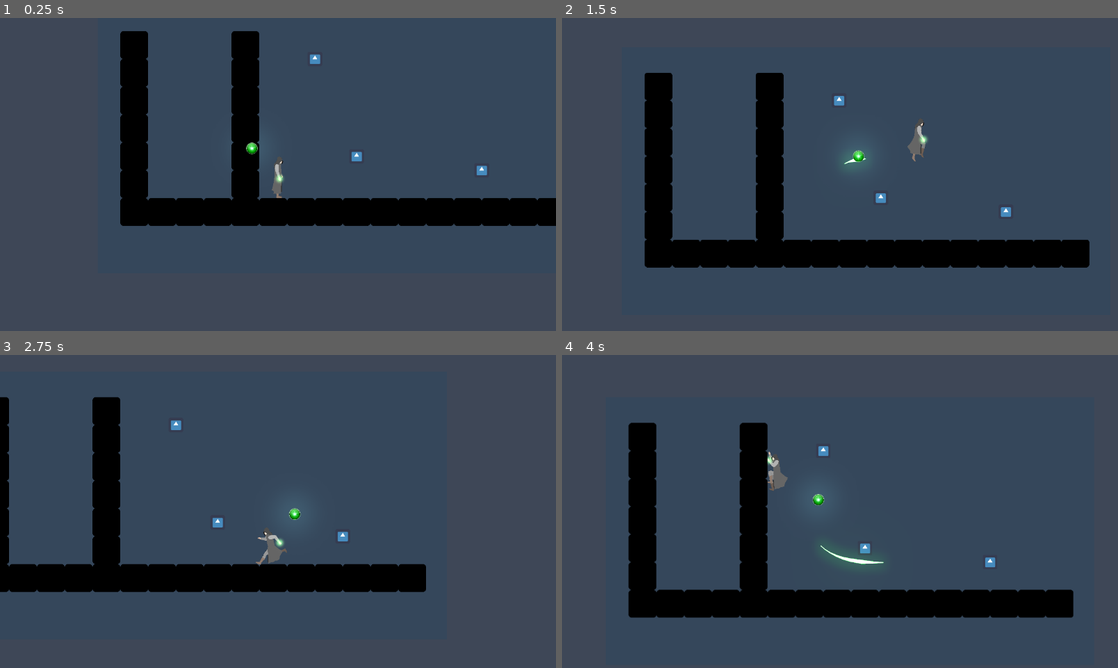
Above: before the commit, frames 1-4 (two rows, left to right).
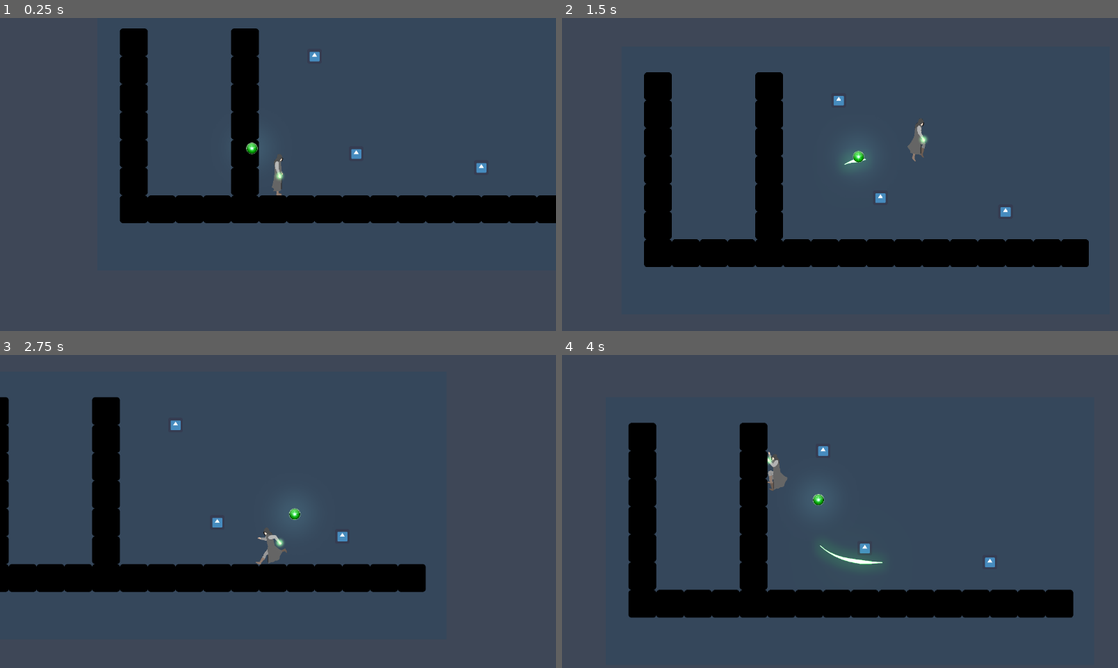
Above: after the commit, the same moments.

Repository: 01Sharpshooter/Magic
Game: Godot game, scene res://Environment/world.tscn
Same seed, same stepped clock (60 frames per second), same inputs: the game is played once before the commit and once after it. The engine's default icon, where the game draws it, is replaced by a stand-in: a white triangle on a blue panel in a dark square.
Inputs:
- Up to frame 1 (0.25 s): no input
- Up to frame 2 (1.5 s): tap Enter at 0.5 s; hold Right (ui_right) from 0.53 s (still down); tap Space (jump) at 0.6, 0.77, 1.07 s; tap F (shoot) at 1.35 s
- Up to frame 3 (2.75 s): tap Space (jump) at 1.52, 1.55, 1.82, 2.1 s; release Right (ui_right) at 2.03 s; hold Left (ui_left) from 2.03 s (still down)
- Up to frame 4 (4 s): keep holding Left (ui_left); tap F (shoot) at 2.85 s; tap Space (jump) at 3.02, 3.05, 3.32, 3.6, 3.77 s

The runs differ from the first frame. In frame 1, 2.0% of the frame differs, in the area x 21-100%, y 3-67%; in frame 2, 0.7%; in frame 3, 0.3%; in frame 4, 0.1%.

Commit message:
Jump on top of wall

Diff:
--- a/Environment/world.tscn
+++ b/Environment/world.tscn
@@ -27,7 +27,7 @@
 environment = SubResource( 1 )
 
 [node name="Player" parent="." instance=ExtResource( 1 )]
-position = Vector2( 107.053, 265.764 )
+position = Vector2( 107.944, 272 )
 
 [node name="Camera2D" type="Camera2D" parent="Player"]
 current = true
--- a/Player/player.tscn
+++ b/Player/player.tscn
@@ -1,7 +1,6 @@
-[gd_scene load_steps=54 format=2]
+[gd_scene load_steps=46 format=2]
 
 [ext_resource path="res://Player/player.gd" type="Script" id=1]
-[ext_resource path="res://Assets/wizard.png" type="Texture" id=2]
 [ext_resource path="res://Assets/wizard-skeleton.png" type="Texture" id=3]
 [ext_resource path="res://Player/player_state_machine.gd" type="Script" id=4]
 [ext_resource path="res://Assets/glow.png" type="Texture" id=5]
@@ -566,7 +565,7 @@
 "times": PoolRealArray( 0, 0.5, 1, 1.5 ),
 "transitions": PoolRealArray( 1, 1, 1, 1 ),
 "update": 0,
-"values": [ -89.3996, -80.3449, -41.6669, -145.498 ]
+"values": [ -89.3996, -80.3449, 24.1394, -145.498 ]
 }
 tracks/4/type = "value"
 tracks/4/path = NodePath("Skeleton2D/Hip/Chest/Head:position")
@@ -710,7 +709,7 @@
 "times": PoolRealArray( 0, 0.5, 1, 1.5 ),
 "transitions": PoolRealArray( 1, 1, 1, 1 ),
 "update": 0,
-"values": [ 79.8758, 80.0954, 74.9238, 79.7672 ]
+"values": [ 79.8758, 80.0954, 105.0, 79.7672 ]
 }
 tracks/16/type = "value"
 tracks/16/path = NodePath("Skeleton2D/Hip/LegUpperR/LegLowerR:position")
@@ -734,7 +733,7 @@
 "times": PoolRealArray( 0, 0.5, 1, 1.5 ),
 "transitions": PoolRealArray( 1, 1, 1, 1 ),
 "update": 0,
-"values": [ 99.1626, 89.7601, 57.1094, 153.043 ]
+"values": [ 99.1626, 89.7601, 33.8789, 153.043 ]
 }
 tracks/18/type = "value"
 tracks/18/path = NodePath("Skeleton2D/Hip:position")
@@ -746,7 +745,7 @@
 "times": PoolRealArray( 0, 0.5, 1, 1.5 ),
 "transitions": PoolRealArray( 1, 1, 1, 1 ),
 "update": 0,
-"values": [ Vector2( -21.181, -5.19162 ), Vector2( -21.181, -5.19162 ), Vector2( -7.31489, -5.18601 ), Vector2( -7.31489, -5.18601 ) ]
+"values": [ Vector2( -21.181, -5.19162 ), Vector2( -35.181, -5.19728 ), Vector2( -21.2645, 35.8084 ), Vector2( -7.34804, 76.814 ) ]
 }
 tracks/19/type = "value"
 tracks/19/path = NodePath("Skeleton2D/Hip:rotation_degrees")
@@ -782,7 +781,7 @@
 "times": PoolRealArray( 0, 0.5, 1, 1.5 ),
 "transitions": PoolRealArray( 1, 1, 1, 1 ),
 "update": 0,
-"values": [ 81.5892, 85.2554, 45.8373, 147.751 ]
+"values": [ 81.5892, 85.2554, 41.2563, 147.751 ]
 }
 tracks/22/type = "value"
 tracks/22/path = NodePath("Skeleton2D/Hip/LegUpperL:position")
@@ -806,7 +805,7 @@
 "times": PoolRealArray( 0, 0.5, 1, 1.5 ),
 "transitions": PoolRealArray( 1, 1, 1, 1 ),
 "update": 0,
-"values": [ -72.2522, -77.3583, -36.3525, -135.25 ]
+"values": [ -72.2522, -77.3583, 5.85496, -135.25 ]
 }
 tracks/24/type = "value"
 tracks/24/path = NodePath("Skeleton2D/Hip/LegUpperL/LegLowerL/FootL:position")
@@ -830,7 +829,7 @@
 "times": PoolRealArray( 0, 0.5, 1, 1.5 ),
 "transitions": PoolRealArray( 1, 1, 1, 1 ),
 "update": 0,
-"values": [ 75.0533, 76.3211, 74.6028, 72.1759 ]
+"values": [ 75.0533, 76.3211, 105.0, 72.1759 ]
 }
 tracks/26/type = "value"
 tracks/26/path = NodePath("Skeleton2D/Hip/Chest/ArmUpperL/ArmLowerL:position")
@@ -2521,81 +2520,75 @@
 node_connections = [ "output", 0, "TimeScale", "TimeScale", 0, "Animation" ]
 
 [sub_resource type="AnimationNodeAnimation" id=12]
-animation = "ClimbToTop"
-
-[sub_resource type="AnimationNodeTimeScale" id=13]
-
-[sub_resource type="AnimationNodeBlendTree" id=14]
-graph_offset = Vector2( 0, 36 )
-nodes/Animation/node = SubResource( 12 )
-nodes/Animation/position = Vector2( 200, 100 )
-nodes/TimeScale/node = SubResource( 13 )
-nodes/TimeScale/position = Vector2( 480, 100 )
-nodes/output/position = Vector2( 760, 100 )
-node_connections = [ "output", 0, "TimeScale", "TimeScale", 0, "Animation" ]
-
-[sub_resource type="AnimationNodeAnimation" id=15]
 animation = "Fall"
 
-[sub_resource type="AnimationNodeAnimation" id=16]
+[sub_resource type="AnimationNodeAnimation" id=13]
 animation = "Idle"
 
-[sub_resource type="AnimationNodeAnimation" id=17]
+[sub_resource type="AnimationNodeAnimation" id=14]
 animation = "Jump"
 
-[sub_resource type="AnimationNodeTimeScale" id=18]
-
-[sub_resource type="AnimationNodeBlendTree" id=19]
-nodes/Animation/node = SubResource( 17 )
+[sub_resource type="AnimationNodeTimeScale" id=15]
+
+[sub_resource type="AnimationNodeBlendTree" id=16]
+nodes/Animation/node = SubResource( 14 )
 nodes/Animation/position = Vector2( 80, 144 )
-nodes/TimeScale/node = SubResource( 18 )
+nodes/TimeScale/node = SubResource( 15 )
 nodes/TimeScale/position = Vector2( 300, 140 )
 nodes/output/position = Vector2( 480, 140 )
 node_connections = [ "output", 0, "TimeScale", "TimeScale", 0, "Animation" ]
 
-[sub_resource type="AnimationNodeAnimation" id=20]
+[sub_resource type="AnimationNodeAnimation" id=17]
 animation = "JumpOnWall"
 
-[sub_resource type="AnimationNodeTimeScale" id=21]
-
-[sub_resource type="AnimationNodeBlendTree" id=22]
+[sub_resource type="AnimationNodeTimeScale" id=18]
+
+[sub_resource type="AnimationNodeBlendTree" id=19]
 graph_offset = Vector2( 0, 101.5 )
-nodes/Animation/node = SubResource( 20 )
+nodes/Animation/node = SubResource( 17 )
 nodes/Animation/position = Vector2( 140, 160 )
-nodes/TimeScale/node = SubResource( 21 )
+nodes/TimeScale/node = SubResource( 18 )
 nodes/TimeScale/position = Vector2( 480, 160 )
 nodes/output/position = Vector2( 700, 160 )
 node_connections = [ "output", 0, "TimeScale", "TimeScale", 0, "Animation" ]
 
-[sub_resource type="AnimationNodeAnimation" id=23]
+[sub_resource type="AnimationNodeAnimation" id=20]
 animation = "Run"
 
-[sub_resource type="AnimationNodeTimeScale" id=24]
-
-[sub_resource type="AnimationNodeBlendTree" id=25]
-nodes/Animation/node = SubResource( 23 )
+[sub_resource type="AnimationNodeTimeScale" id=21]
+
+[sub_resource type="AnimationNodeBlendTree" id=22]
+nodes/Animation/node = SubResource( 20 )
 nodes/Animation/position = Vector2( 20, 120 )
-nodes/TimeScale/node = SubResource( 24 )
+nodes/TimeScale/node = SubResource( 21 )
 nodes/TimeScale/position = Vector2( 260, 120 )
 nodes/output/position = Vector2( 500, 120 )
 node_connections = [ "output", 0, "TimeScale", "TimeScale", 0, "Animation" ]
 
+[sub_resource type="AnimationNodeStateMachineTransition" id=23]
+xfade_time = 0.2
+
+[sub_resource type="AnimationNodeStateMachineTransition" id=24]
+xfade_time = 0.2
+
+[sub_resource type="AnimationNodeStateMachineTransition" id=25]
+
 [sub_resource type="AnimationNodeStateMachineTransition" id=26]
 xfade_time = 0.2
 
 [sub_resource type="AnimationNodeStateMachineTransition" id=27]
+xfade_time = 0.1
+
+[sub_resource type="AnimationNodeStateMachineTransition" id=28]
+xfade_time = 0.3
+
+[sub_resource type="AnimationNodeStateMachineTransition" id=29]
+
+[sub_resource type="AnimationNodeStateMachineTransition" id=30]
 xfade_time = 0.2
 
-[sub_resource type="AnimationNodeStateMachineTransition" id=28]
-
-[sub_resource type="AnimationNodeStateMachineTransition" id=29]
-xfade_time = 0.2
-
-[sub_resource type="AnimationNodeStateMachineTransition" id=30]
-xfade_time = 0.1
-
 [sub_resource type="AnimationNodeStateMachineTransition" id=31]
-xfade_time = 0.3
+xfade_time = 0.15
 
 [sub_resource type="AnimationNodeStateMachineTransition" id=32]
 
@@ -2607,54 +2600,34 @@
 [sub_resource type="AnimationNodeStateMachineTransition" id=35]
 
 [sub_resource type="AnimationNodeStateMachineTransition" id=36]
-xfade_time = 0.2
+xfade_time = 0.8
 
 [sub_resource type="AnimationNodeStateMachineTransition" id=37]
 
 [sub_resource type="AnimationNodeStateMachineTransition" id=38]
 
-[sub_resource type="AnimationNodeStateMachineTransition" id=39]
-
-[sub_resource type="AnimationNodeStateMachineTransition" id=40]
-
-[sub_resource type="AnimationNodeStateMachineTransition" id=41]
-xfade_time = 2.0
-priority = 0
-
-[sub_resource type="AnimationNodeStateMachineTransition" id=42]
-xfade_time = 0.8
-
-[sub_resource type="AnimationNodeStateMachineTransition" id=43]
-
-[sub_resource type="AnimationNodeStateMachineTransition" id=44]
-
-[sub_resource type="AnimationNodeStateMachine" id=45]
+[sub_resource type="AnimationNodeStateMachine" id=39]
 states/Climb/node = SubResource( 11 )
 states/Climb/position = Vector2( 289, -106.392 )
-states/ClimbToTop/node = SubResource( 14 )
-states/ClimbToTop/position = Vector2( 633, -106.392 )
-states/Fall/node = SubResource( 15 )
+states/Fall/node = SubResource( 12 )
 states/Fall/position = Vector2( 45, 149 )
-states/Idle/node = SubResource( 16 )
+states/Idle/node = SubResource( 13 )
 states/Idle/position = Vector2( 289, 287 )
-states/Jump/node = SubResource( 19 )
+states/Jump/node = SubResource( 16 )
 states/Jump/position = Vector2( 633, 149 )
-states/JumpOnWall/node = SubResource( 22 )
+states/JumpOnWall/node = SubResource( 19 )
 states/JumpOnWall/position = Vector2( 45, -106.392 )
-states/Run/node = SubResource( 25 )
-states/Run/position = Vector2( 289, 43 )
-transitions = [ "Fall", "Idle", SubResource( 26 ), "Fall", "Run", SubResource( 27 ), "Run", "Idle", SubResource( 28 ), "Idle", "Run", SubResource( 29 ), "Run", "Jump", SubResource( 30 ), "Idle", "Jump", SubResource( 31 ), "Fall", "Jump", SubResource( 32 ), "Jump", "Fall", SubResource( 33 ), "Climb", "Jump", SubResource( 34 ), "Jump", "Climb", SubResource( 35 ), "Fall", "Climb", SubResource( 36 ), "Run", "Climb", SubResource( 37 ), "Climb", "Run", SubResource( 38 ), "Climb", "ClimbToTop", SubResource( 39 ), "ClimbToTop", "Climb", SubResource( 40 ), "ClimbToTop", "Jump", SubResource( 41 ), "Climb", "Fall", SubResource( 42 ), "JumpOnWall", "Climb", SubResource( 43 ), "Climb", "JumpOnWall", SubResource( 44 ) ]
+states/Run/node = SubResource( 22 )
+states/Run/position = Vector2( 289, 80 )
+transitions = [ "Fall", "Idle", SubResource( 23 ), "Fall", "Run", SubResource( 24 ), "Run", "Idle", SubResource( 25 ), "Idle", "Run", SubResource( 26 ), "Run", "Jump", SubResource( 27 ), "Idle", "Jump", SubResource( 28 ), "Fall", "Jump", SubResource( 29 ), "Jump", "Fall", SubResource( 30 ), "Climb", "Jump", SubResource( 31 ), "Jump", "Climb", SubResource( 32 ), "Fall", "Climb", SubResource( 33 ), "Run", "Climb", SubResource( 34 ), "Climb", "Run", SubResource( 35 ), "Climb", "Fall", SubResource( 36 ), "JumpOnWall", "Climb", SubResource( 37 ), "Climb", "JumpOnWall", SubResource( 38 ) ]
 start_node = "Idle"
-graph_offset = Vector2( -167.52, -170.482 )
-
-[sub_resource type="AnimationNodeStateMachinePlayback" id=46]
-
-[sub_resource type="CapsuleShape2D" id=47]
+graph_offset = Vector2( -179.52, -192.849 )
+
+[sub_resource type="AnimationNodeStateMachinePlayback" id=40]
+
+[sub_resource type="CapsuleShape2D" id=41]
 radius = 20.5875
 height = 146.995
-
-[sub_resource type="RectangleShape2D" id=48]
-extents = Vector2( 189.497, 10 )
 
 [node name="Player" type="KinematicBody2D"]
 rotation = -0.000404234
@@ -2663,12 +2636,8 @@
 collision/safe_margin = 0.8
 script = ExtResource( 1 )
 
-[node name="Sprite" type="Sprite" parent="."]
-visible = false
-scale = Vector2( 0.15, 0.15 )
-texture = ExtResource( 2 )
-
 [node name="EnemyDetection" type="Area2D" parent="."]
+position = Vector2( -5.21541e-08, -6.67572e-06 )
 collision_layer = 0
 collision_mask = 16
 
@@ -2677,9 +2646,10 @@
 shape = SubResource( 1 )
 
 [node name="AnimationContainer" type="Node2D" parent="."]
+position = Vector2( -5.21541e-08, -6.67572e-06 )
 
 [node name="ClimbRayCast" type="RayCast2D" parent="AnimationContainer"]
-position = Vector2( 0.0428488, -106 )
+position = Vector2( 0, -106 )
 rotation = -1.5708
 enabled = true
 cast_to = Vector2( 0, 30 )
@@ -2695,11 +2665,10 @@
 anims/Run = SubResource( 8 )
 
 [node name="AnimationTree" type="AnimationTree" parent="AnimationContainer"]
-tree_root = SubResource( 45 )
+tree_root = SubResource( 39 )
 anim_player = NodePath("../AnimationPlayer")
-parameters/playback = SubResource( 46 )
+parameters/playback = SubResource( 40 )
 parameters/Climb/TimeScale/scale = 1.0
-parameters/ClimbToTop/TimeScale/scale = 1.5
 parameters/Jump/TimeScale/scale = 8.0
 parameters/JumpOnWall/TimeScale/scale = 2.5
 parameters/Run/TimeScale/scale = 8.0
@@ -2806,22 +2775,23 @@
 [node name="Skeleton2D" type="Skeleton2D" parent="AnimationContainer"]
 
 [node name="Hip" type="Bone2D" parent="AnimationContainer/Skeleton2D"]
-position = Vector2( 0.816605, 0.817265 )
+position = Vector2( -21.181, -5.19162 )
 rotation = -1.57008
 rest = Transform2D( 0.000716285, -1, 1, 0.000716285, 0.816605, 0.817265 )
 
 [node name="Chest" type="Bone2D" parent="AnimationContainer/Skeleton2D/Hip"]
 position = Vector2( 8.44216, 1.6312 )
+rotation = 0.153248
 rest = Transform2D( 1, 0, 0, 1, 8.44216, 1.6312 )
 
 [node name="Head" type="Bone2D" parent="AnimationContainer/Skeleton2D/Hip/Chest"]
 position = Vector2( 56.096, -0.29003 )
-rotation = 0.390858
+rotation = -0.516535
 rest = Transform2D( 0.924583, 0.380982, -0.380982, 0.924583, 56.096, -0.29003 )
 
 [node name="ArmUpperR" type="Bone2D" parent="AnimationContainer/Skeleton2D/Hip/Chest"]
 position = Vector2( 44.5394, -9.23679 )
-rotation = 3.06583
+rotation = 2.21556
 rest = Transform2D( -0.997131, 0.0757002, -0.0757002, -0.997131, 44.5394, -9.23679 )
 default_length = 23.0
 __meta__ = {
@@ -2831,7 +2801,7 @@
 
 [node name="ArmLowerR" type="Bone2D" parent="AnimationContainer/Skeleton2D/Hip/Chest/ArmUpperR"]
 position = Vector2( 24.9504, 0.349211 )
-rotation = -0.261799
+rotation = -1.66948
 rest = Transform2D( 0.965926, -0.258819, 0.258819, 0.965926, 24.9504, 0.349211 )
 default_length = 28.0
 __meta__ = {
@@ -2849,6 +2819,7 @@
 
 [node name="ArmUpperL" type="Bone2D" parent="AnimationContainer/Skeleton2D/Hip/Chest"]
 position = Vector2( 47.8675, -3.41379 )
+rotation = -1.96688
 rest = Transform2D( 1, 0, 0, 1, 47.8675, -3.41379 )
 __meta__ = {
 "_edit_bone_": true,
@@ -2857,7 +2828,7 @@
 
 [node name="ArmLowerL" type="Bone2D" parent="AnimationContainer/Skeleton2D/Hip/Chest/ArmUpperL"]
 position = Vector2( -23.2712, 2.42205 )
-rotation = 2.61799
+rotation = 2.03701
 scale = Vector2( 0.999999, 0.999999 )
 rest = Transform2D( -0.866023, 0.500003, -0.500003, -0.866023, -23.2712, 2.42205 )
 default_length = 26.0
@@ -2866,6 +2837,7 @@
 }
 
 [node name="LegUpperR" type="Bone2D" parent="AnimationContainer/Skeleton2D/Hip"]
+rotation = -1.83019
 rest = Transform2D( 1, 0, 0, 1, 0, 0 )
 __meta__ = {
 "_edit_bone_": true,
@@ -2874,6 +2846,7 @@
 
 [node name="LegLowerR" type="Bone2D" parent="AnimationContainer/Skeleton2D/Hip/LegUpperR"]
 position = Vector2( -38.8953, 0.957199 )
+rotation = 2.00837
 rest = Transform2D( 1, 0, 0, 1, -38.8953, 0.957199 )
 __meta__ = {
 "_edit_bone_": true
@@ -2881,7 +2854,7 @@
 
 [node name="FootR" type="Bone2D" parent="AnimationContainer/Skeleton2D/Hip/LegUpperR/LegLowerR"]
 position = Vector2( -48.5538, -3.2489 )
-rotation = 1.78989
+rotation = 1.3941
 rest = Transform2D( -0.299458, 0.954109, -0.954109, -0.299458, -48.5538, -3.2489 )
 __meta__ = {
 "_edit_bone_": true
@@ -2889,6 +2862,7 @@
 
 [node name="LegUpperL" type="Bone2D" parent="AnimationContainer/Skeleton2D/Hip"]
 position = Vector2( 2.44561, 1.06904 )
+rotation = -0.850387
 rest = Transform2D( 1, 0, 0, 1, 2.44561, 1.06904 )
 __meta__ = {
 "_edit_bone_": true,
@@ -2897,6 +2871,7 @@
 
 [node name="LegLowerL" type="Bone2D" parent="AnimationContainer/Skeleton2D/Hip/LegUpperL"]
 position = Vector2( -38.8953, 0.957199 )
+rotation = 1.0379
 rest = Transform2D( 1, 0, 0, 1, -38.8953, 0.957199 )
 __meta__ = {
 "_edit_bone_": true
@@ -2904,21 +2879,15 @@
 
 [node name="FootL" type="Bone2D" parent="AnimationContainer/Skeleton2D/Hip/LegUpperL/LegLowerL"]
 position = Vector2( -48.5538, -3.2489 )
-rotation = 1.68469
+rotation = 1.28423
 rest = Transform2D( -0.308748, 0.951144, -0.951144, -0.308748, -48.5538, -3.2489 )
 __meta__ = {
 "_edit_bone_": true
 }
 
 [node name="CollisionShape2D" type="CollisionShape2D" parent="."]
-position = Vector2( 0, 4.014 )
-shape = SubResource( 47 )
-
-[node name="CollisionShape2D2" type="CollisionShape2D" parent="."]
-visible = false
-position = Vector2( -14.543, 106.494 )
-shape = SubResource( 48 )
-disabled = true
+position = Vector2( -0.0388064, 2.014 )
+shape = SubResource( 41 )
 
 [node name="StateMachine" type="Node" parent="."]
 script = ExtResource( 4 )
@@ -2926,3 +2895,10 @@
 [node name="WallClimbCooldown" type="Timer" parent="."]
 wait_time = 0.5
 one_shot = true
+
+[node name="Camera2D" type="Camera2D" parent="."]
+position = Vector2( -0.0388065, 96 )
+current = true
+drag_margin_h_enabled = true
+drag_margin_v_enabled = true
+smoothing_enabled = true
--- a/Player/player_state_machine.gd
+++ b/Player/player_state_machine.gd
@@ -3,7 +3,8 @@
 enum JUMP_TYPE {
 	JUMP,
 	JUMP_ON_WALL,
-	JUMP_FROM_WALL
+	JUMP_FROM_WALL,
+	JUMP_FROM_WALL_TOP
 }
 
 var jump_type = JUMP_TYPE.JUMP
@@ -65,11 +66,6 @@
 		states.climbing:
 			if parent.is_on_floor():
 				return states.idle
-			elif !parent.is_at_wall():
-				if parent.velocity.y < 0:
-					return states.jumping
-				elif parent.velocity.y > 0:
-					return states.falling
 	return null
 
 func _enter_state(new_state, old_state):
@@ -84,6 +80,8 @@
 				JUMP_TYPE.JUMP:
 					parent.animation_tree_playback.travel("Jump")
 				JUMP_TYPE.JUMP_FROM_WALL:
+					parent.animation_tree_playback.travel("Jump")
+				JUMP_TYPE.JUMP_FROM_WALL_TOP:
 					parent.animation_tree_playback.travel("Jump")
 				JUMP_TYPE.JUMP_ON_WALL:
 					parent.animation_tree_playback.travel("JumpOnWall")
@@ -130,7 +128,10 @@
 		jump_type = JUMP_TYPE.JUMP
 		if state == states.climbing:
 			if parent.climb_raycast.get_collision_normal().x != vertical_input:
-				jump_type = JUMP_TYPE.JUMP_ON_WALL
+				if parent.is_at_wall():
+					jump_type = JUMP_TYPE.JUMP_ON_WALL
+				else:
+					jump_type = JUMP_TYPE.JUMP_FROM_WALL_TOP
 			else:
 				jump_type = JUMP_TYPE.JUMP_FROM_WALL
 
